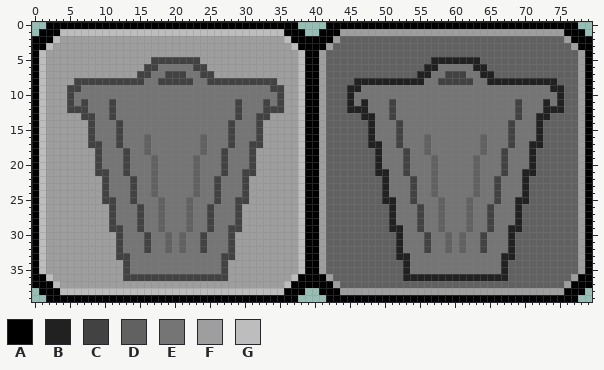
A sprite sheet gets an edit: images/buttons/sellbutton.png. The first picture shows the starting point.
The file is 80x40 pixels.
Palette (. is transparent): A #000000  B #212121  C #424242  D #616161  E #757575  F #9e9e9e  G #bdbdbd
After the commit:
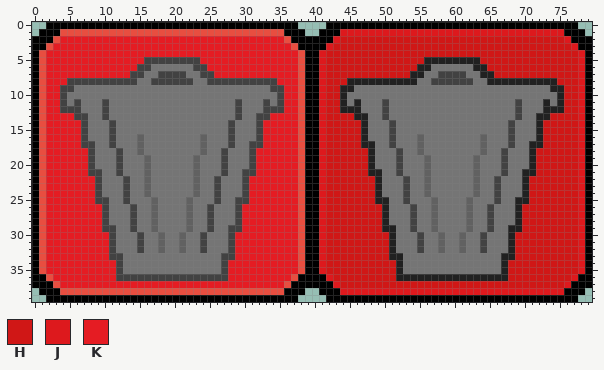
Colours new in this view: H #d01716  J #dd191d  K #e51c23
The edit:
colour G: #bdbdbd -> #e84e40
Changed rows in their new state; - is a pixel that keeps its letter.
first column x 2:
 1 ------------------------------------------JJJJJJJJJJJJJJJJJJJJJJJJJJJJJJJJ---
 2 --KKKKKKKKKKKKKKKKKKKKKKKKKKKKKKKK-------JHHHHHHHHHHHHHHHHHHHHHHHHHHHHHHHHJ--
 3 -KKKKKKKKKKKKKKKKKKKKKKKKKKKKKKKKKK-----JHHHHHHHHHHHHHHHHHHHHHHHHHHHHHHHHHHJ-
 4 KKKKKKKKKKKKKKKKKKKKKKKKKKKKKKKKKKKK---JHHHHHHHHHHHHHHHHHHHHHHHHHHHHHHHHHHHHJ
 5 KKKKKKKKKKKKKKC-------KKKKKKKKKKKKKK---JHHHHHHHHHHHHHHB-------HHHHHHHHHHHHHHJ
 6 KKKKKKKKKKKKKC-E-------KKKKKKKKKKKKK---JHHHHHHHHHHHHHB-E-------HHHHHHHHHHHHHJ
 7 KKKKKKKKKKKKC-E-C-------KKKKKKKKKKKK---JHHHHHHHHHHHHB-E-C-------HHHHHHHHHHHHJ
 8 KKKC---------E-C-----------------KKK---JHHHB---------E-C-----------------HHHJ
 9 KKC-E-----------------------------KK---JHHB-E-----------------------------HHJ
10 KKCE------------------------------KK---JHHBE------------------------------HHJ
11 KKCECE--CE------------------------KK---JHHBEBE--CE------------------------HHJ
12 KKC--E--CE------------------------KK---JHHB--E--CE------------------------HHJ
13 KKKKC-E-CE----------------------KKKK---JHHHHB-E-CE----------------------HHHHJ
14 KKKKKCE--CE--------------------KKKKK---JHHHHHBE--CE--------------------HHHHHJ
15 KKKKKCE--CE--------------------KKKKK---JHHHHHBE--CE--------------------HHHHHJ
16 KKKKKCE--CE--DE----------------KKKKK---JHHHHHBE--CE--DE----------------HHHHHJ
17 KKKKKC-E-CE--DE----------------KKKKK---JHHHHHB-E-CE--DE----------------HHHHHJ
18 KKKKKKCE--CE-DE---------------KKKKKK---JHHHHHHBE--CE-DE---------------HHHHHHJ
19 KKKKKKCE--CE--DE--------------KKKKKK---JHHHHHHBE--CE--DE--------------HHHHHHJ
20 KKKKKKCE--CE--DE--------------KKKKKK---JHHHHHHBE--CE--DE--------------HHHHHHJ
21 KKKKKKC-E-CE--DE--------------KKKKKK---JHHHHHHB-E-CE--DE--------------HHHHHHJ
22 KKKKKKKCE--CE-DE-------------KKKKKKK---JHHHHHHHBE--CE-DE-------------HHHHHHHJ
23 KKKKKKKCE--CE-DE-------------KKKKKKK---JHHHHHHHBE--CE-DE-------------HHHHHHHJ
24 KKKKKKKCE--CE-DE-------------KKKKKKK---JHHHHHHHBE--CE-DE-------------HHHHHHHJ
25 KKKKKKKC-E-CE--DE------------KKKKKKK---JHHHHHHHB-E-CE--DE------------HHHHHHHJ
26 KKKKKKKKCE--CE-DE-----------KKKKKKKK---JHHHHHHHHBE--CE-DE-----------HHHHHHHHJ
27 KKKKKKKKCE--CE-DE-----------KKKKKKKK---JHHHHHHHHBE--CE-DE-----------HHHHHHHHJ
28 KKKKKKKKCE--CE-DE-----------KKKKKKKK---JHHHHHHHHBE--CE-DE-----------HHHHHHHHJ
29 KKKKKKKKC-E-CE-DE-----------KKKKKKKK---JHHHHHHHHB-E-CE-DE-----------HHHHHHHHJ
30 KKKKKKKKKCE--CE-DE---------KKKKKKKKK---JHHHHHHHHHBE--CE-DE---------HHHHHHHHHJ
31 KKKKKKKKKCE--CE-DE---------KKKKKKKKK---JHHHHHHHHHBE--CE-DE---------HHHHHHHHHJ
32 KKKKKKKKKCE--CE-DE---------KKKKKKKKK---JHHHHHHHHHBE--CE-DE---------HHHHHHHHHJ
33 KKKKKKKKKC-E---------------KKKKKKKKK---JHHHHHHHHHB-E---------------HHHHHHHHHJ
34 KKKKKKKKKKCE--------------KKKKKKKKKK---JHHHHHHHHHHBE--------------HHHHHHHHHHJ
35 KKKKKKKKKKCE--------------KKKKKKKKKK---JHHHHHHHHHHBE--------------HHHHHHHHHHJ
36 -KKKKKKKKKC---------------KKKKKKKKK-----JHHHHHHHHHB---------------HHHHHHHHHJ-
37 --KKKKKKKKKKKKKKKKKKKKKKKKKKKKKKKK-------JHHHHHHHHHHHHHHHHHHHHHHHHHHHHHHHHJ--
38 ------------------------------------------JJJJJJJJJJJJJJJJJJJJJJJJJJJJJJJJ---
Changed places in both pictures, as pixel boxes (x1, y1, x2, y2):
changed: (39, 29, 585, 295)
